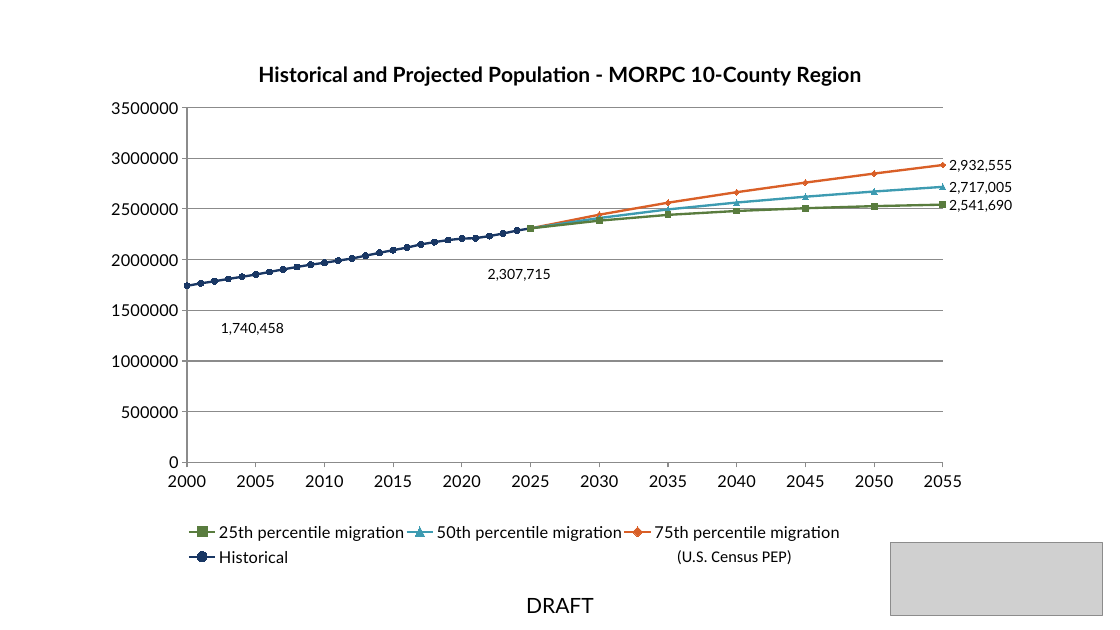
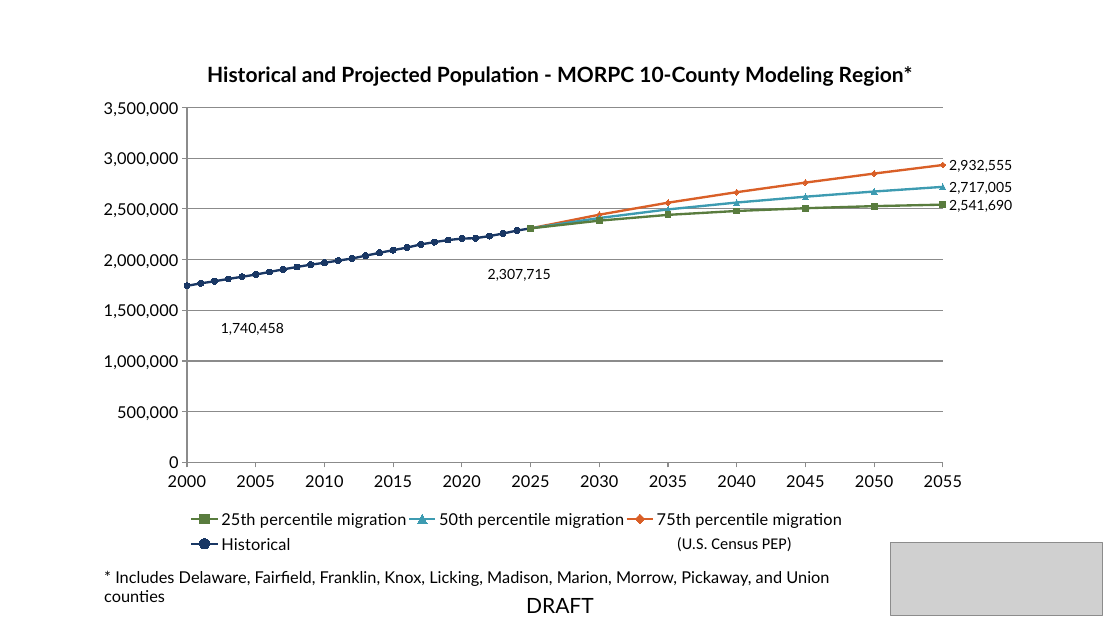
Before and after one commit to morpc/morpc-county-controls, a slide deck: slide 70 of deliverables/MORPC County Projections.pptx. Drawn at 1120x630 pixels with LibreOffice and Linux fonts; fonts in the diff are those of the drawing; grey boxes stand for pictures. Boxes give left, top, right and bottom in pixels: in the first picture for what was removed or moved away, otherwise in the second. Text is boxed around its words. In the diff, an @@ line names an element or a change of style, - is before the commit and + after.

Commit message:
Define county-based regions in slides.  Add comma separators to y-axis labels on charts.

```diff
--- a/deliverables/MORPC County Projections.pptx
+++ b/deliverables/MORPC County Projections.pptx
@@ scatter lines chart at [56,42,1065,588] @@
@@ title "Historical and Projected Population - MORPC 10-County Region" to "Historical and Projected Population - MORPC 10-County Modeling Region*" @@
@@ value axis changed @@
@@ text "(U.S. Census PEP)": place and size @@
-text "(U.S. Census PEP)" at [677,550,792,564]
+text "(U.S. Census PEP)" at [677,537,792,551]
@@ text added at [104,571,829,602], 14 pt, text #000000 @@
+* Includes Delaware, Fairfield, Franklin, Knox, Licking, Madison, Marion, Morrow, Pickaway, and Union counties
```
Also in this commit, not shown: 43 other slides changed, 1 other file.
